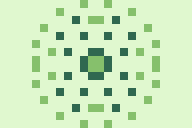
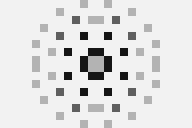
The second 192px x 128px image is a revision of the first. Changes to its layers:
added layer "Pasted Layer" above "light" over left=128, top=0, right=192, bottom=128
painted on "light" over left=0, top=0, right=192, bottom=128
added layer "Background2" over left=0, top=0, right=192, bottom=128
